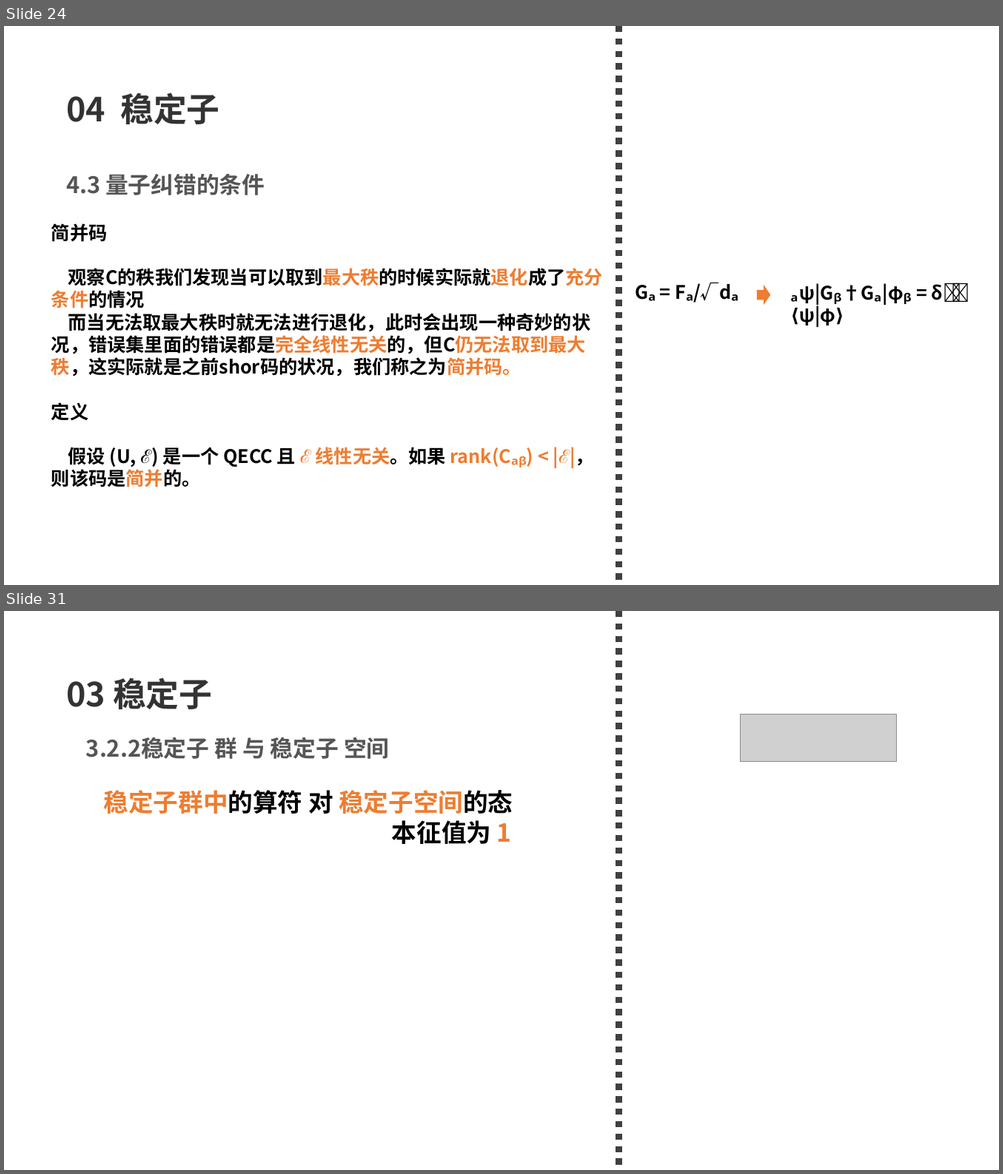
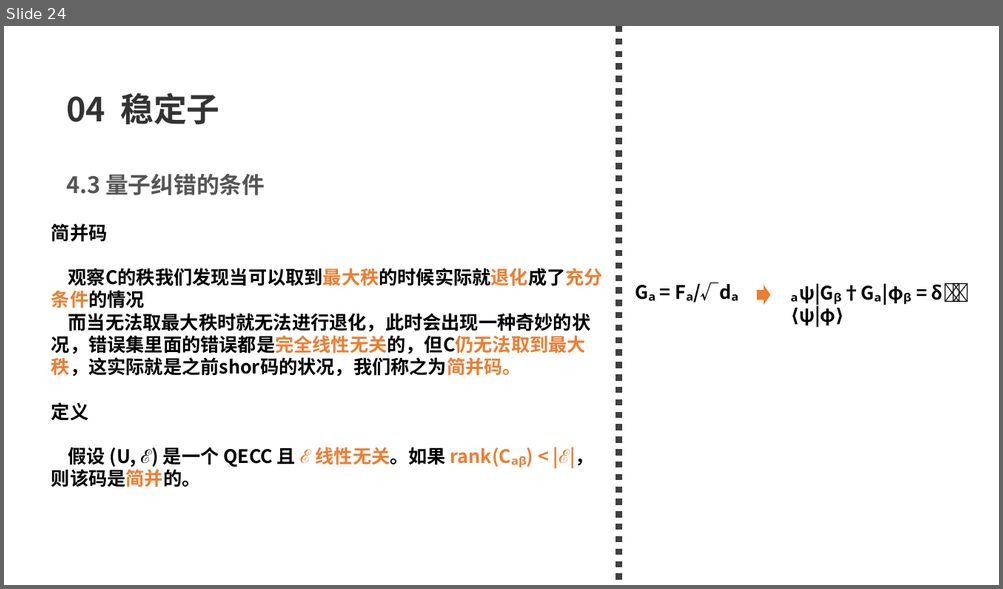
Before and after one commit to 77-223255/LM_QEC, a slide deck: what_i_learn/2026_量子纠错导论.pptx. Shown one above the other, each under a label of ours: slides 24 and 31 before the commit, slide 24 after it; the slides between them are not shown. The pictures are 1003x1174 and 1003x589 pixels, drawn with LibreOffice and Linux fonts; fonts in the diff are those of the drawing; grey boxes stand for pictures. Boxes give left, top, right and bottom in pixels: in the first picture for what was removed or moved away, otherwise in the second. Text is boxed around its words. In the diff, an @@ line names an element or a change of style, - is before the commit and + after.

```diff
--- a/what_i_learn/2026_量子纠错导论.pptx
+++ b/what_i_learn/2026_量子纠错导论.pptx
@@ slide 31 removed at (4,611,999,1170), background #FFFFFF @@
@@ line removed from (619, 611) to (619, 1170) @@
@@ text removed at (66,678,212,709) @@
-03 稳定子
@@ picture removed at (740,715,896,763) @@
@@ text removed at (86,737,389,759) @@
-3.2.2稳定子 群 与 稳定子 空间
@@ text removed at (104,790,512,844) @@
-稳定子群中的算符 对 稳定子空间的态
-本征值为 1
```
Also in this commit, not shown: 2 slides changed, 6 slides added, 8 other slides removed, 2 other files.
